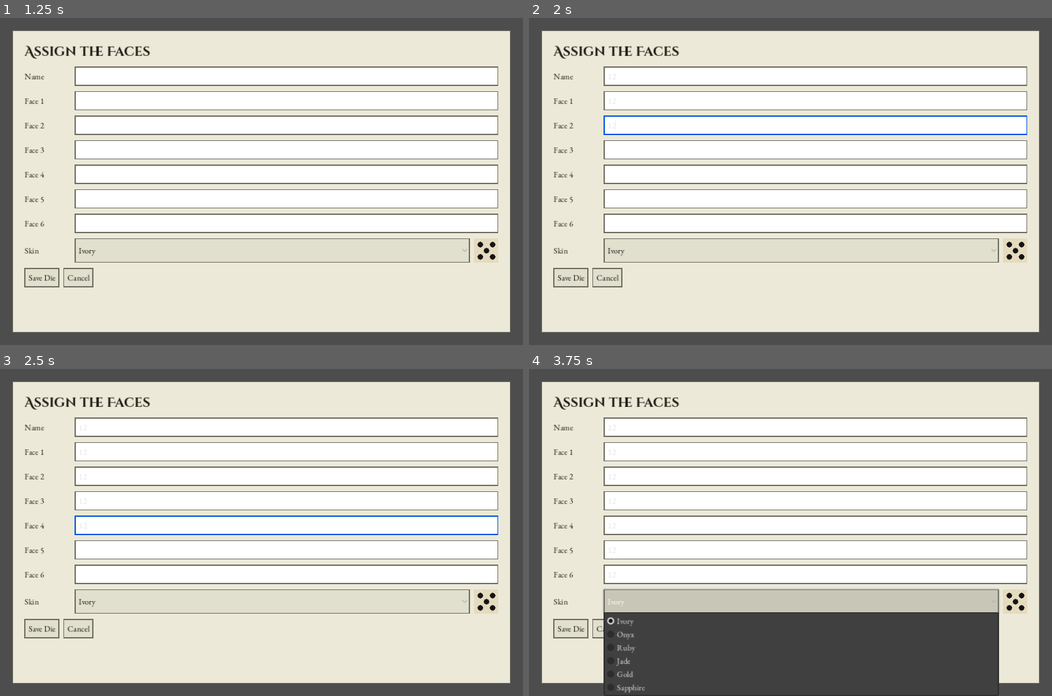
Above: before the commit, frames 1-4 (two rows, left to right).
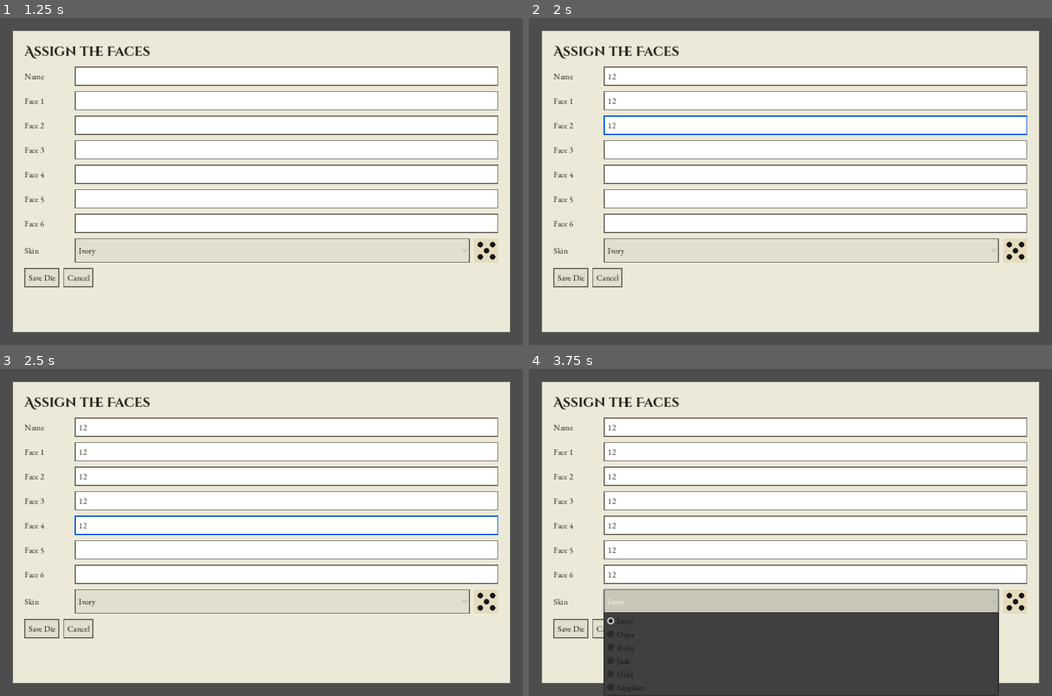
Above: after the commit, the same moments.

Repository: siyangsun/gamba
Game: Godot game, scene res://main.tscn
The game is run twice, just before and just after one commit, with the same random seed, the same clock (stepped at 60 frames per second) and the same inputs. Sound files missing from this copy of the repository are replaced by a short silence.
Inputs (mouse positions are in pixels of both pictures, inside the frame that each line leads up to):
- Up to frame 1 (1.25 s): click "+ New Die" at 0.5 s
- Up to frame 2 (2 s): click (816, 76) at 1.27 s; type "12" at 1.35 s; click (816, 99) at 1.5 s; type "12" at 1.58 s; click (816, 125) at 1.73 s; type "12" at 1.82 s
- Up to frame 3 (2.5 s): click (287, 499) at 2.02 s; type "12" at 2.1 s; click (287, 525) at 2.25 s; type "12" at 2.33 s; click (287, 548) at 2.48 s
- Up to frame 4 (3.75 s): type "12" at 2.57 s; click (816, 575) at 2.77 s; type "12" at 2.85 s; click "Ivory" at 3.5 s

Frame 1 is identical in both runs. In frame 2, less than 0.1% of the frame differs, in the area x 15-17%, y 17-34%; in frame 3, less than 0.1%; in frame 4, 0.3%, in the area x 15-23%, y 17-99%.

Commit message:
fix: darken light gray text
Co-Authored-By: Claude Sonnet 5 <noreply@anthropic.com>

Diff:
--- a/main.gd
+++ b/main.gd
@@ -513,8 +513,15 @@
 	var le := _flat(Color.WHITE, dark, 2)
 	t.set_stylebox("normal", "LineEdit", le)
 	t.set_stylebox("focus", "LineEdit", _flat(Color.WHITE, Color8(0, 84, 227), 2))
+	t.set_color("font_color", "LineEdit", Color8(30, 28, 20))
 
 	t.set_color("font_color", "Label", Color8(30, 28, 20))
+
+	t.set_stylebox("normal", "OptionButton", btn)
+	t.set_stylebox("hover", "OptionButton", hov)
+	t.set_stylebox("pressed", "OptionButton", prs)
+	t.set_color("font_color", "OptionButton", Color8(20, 18, 10))
+	t.set_color("font_color", "PopupMenu", Color8(20, 18, 10))
 
 	# header font: ornate display serif for page titles only
 	t.set_type_variation("Header", "Label")
Not shown, changed: roadmap.md
